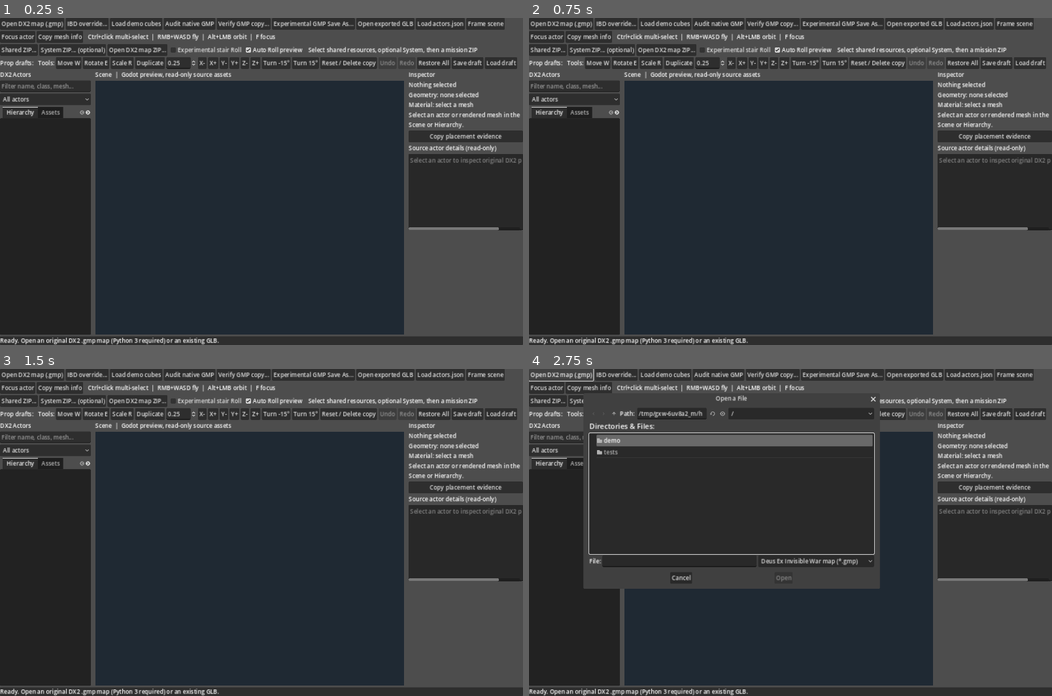
Above: before the commit, frames 1-4 (two rows, left to right).
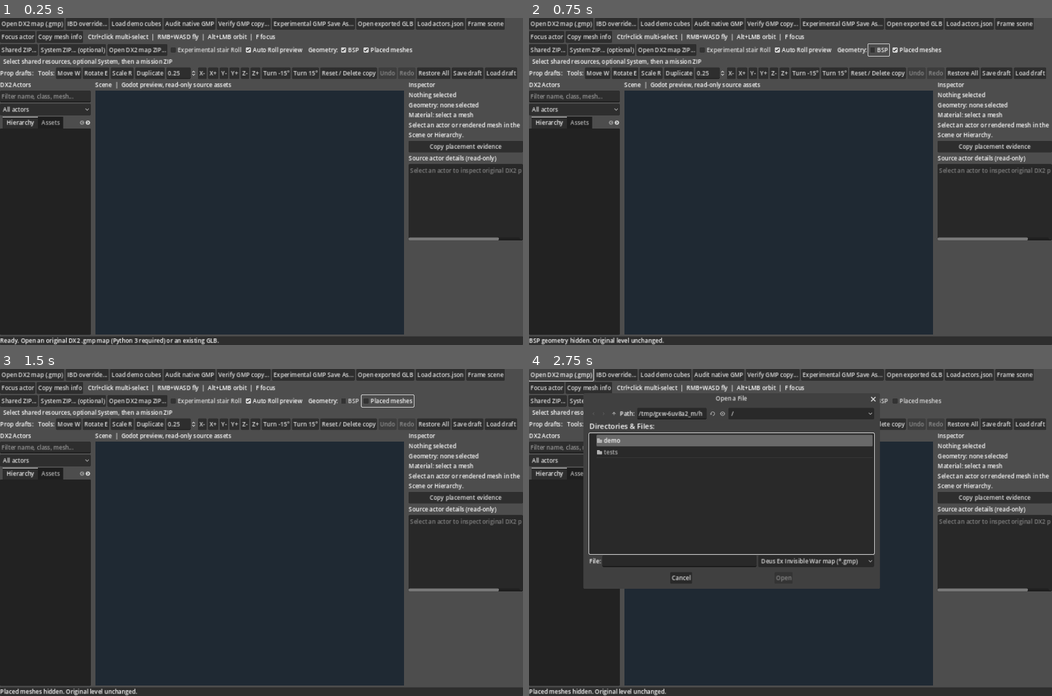
Above: after the commit, the same moments.

Repository: JakX2/Deus-Ex-2-SDK
Game: Godot game, scene res://main.tscn
Same seed, same stepped clock (60 frames per second), same inputs: the game is played once before the commit and once after it.
Inputs (mouse positions are in pixels of both pictures, inside the frame that each line leads up to):
- Up to frame 1 (0.25 s): no input
- Up to frame 2 (0.75 s): click (879, 50) at 0.5 s, where only the run after the commit has a clickable "BSP"
- Up to frame 3 (1.5 s): click (387, 401) at 1.25 s, where only the run after the commit has a clickable "Placed meshes"
- Up to frame 4 (2.75 s): click "Open DX2 map (.gmp)" at 2 s

The runs differ from the first frame. In frame 1, 11% of the frame differs, in the area x 0-100%, y 8-68%; in frame 2, 12%; in frame 3, 12%, in the area x 0-100%, y 7-100%; in frame 4, 6.7%.

Commit message:
Add reversible BSP vs placed-mesh visibility filters to diagnose missing WTO geometry

Diff:
--- a/native_editor/godot_editor/main.gd
+++ b/native_editor/godot_editor/main.gd
@@ -70,6 +70,8 @@
 var chosen_system_path: String = ""
 var preview_club_stairs := false
 var preview_auto_roll := true # GLB visualization hypothesis; never retail GMP
+var preview_show_bsp := true # Display only, does not alter GLB or original game map
+var preview_show_actor_meshes := true # Show/hide independently from BSP geometry
 var last_gmp_path: String = ""
 var prop_edit_step: SpinBox
 var original_mesh_transforms: Dictionary = {}
@@ -251,6 +253,21 @@
     auto_roll_toggle.button_pressed = preview_auto_roll
     auto_roll_toggle.toggled.connect(_set_auto_roll_preview)
     zip_bar.add_child(auto_roll_toggle)
+    var geometry_label := Label.new()
+    geometry_label.text = "  Geometry:"
+    zip_bar.add_child(geometry_label)
+    var show_bsp_toggle := CheckBox.new()
+    show_bsp_toggle.text = "BSP"
+    show_bsp_toggle.button_pressed = preview_show_bsp
+    show_bsp_toggle.tooltip_text = "Show/hide original level BSP render blocks (read-only, no reimport)."
+    show_bsp_toggle.toggled.connect(_set_bsp_preview_visible)
+    zip_bar.add_child(show_bsp_toggle)
+    var show_mesh_toggle := CheckBox.new()
+    show_mesh_toggle.text = "Placed meshes"
+    show_mesh_toggle.button_pressed = preview_show_actor_meshes
+    show_mesh_toggle.tooltip_text = "Show/hide placed static meshes, props and other non-BSP meshes (read-only, no reimport)."
+    show_mesh_toggle.toggled.connect(_set_actor_mesh_preview_visible)
+    zip_bar.add_child(show_mesh_toggle)
     var zip_hint := Label.new()
     zip_hint.text = "  Select shared resources, optional System, then a mission ZIP"
     zip_bar.add_child(zip_hint)
@@ -959,6 +976,7 @@
     scene_root = imported
     world_root.add_child(scene_root)
     _index_meshes(scene_root)
+    _apply_geometry_layer_visibility()
     frame_whole_scene()
     current_folder = path.get_base_dir()
     _load_asset_catalog(current_folder.path_join("assets.json"))
@@ -1052,6 +1070,29 @@
                 meshes_by_actor[actor_name] = mesh_node
     for child in node.get_children():
         _index_meshes(child)
+
+# Layer visibility is only a view filter; original nodes, transforms, GLB
+# geometry and GMP/IBD source are preserved. The triangle picker already
+# excludes is_visible_in_tree() == false instances.
+func _set_bsp_preview_visible(enabled: bool) -> void:
+    preview_show_bsp = enabled
+    _apply_geometry_layer_visibility()
+    status_label.text = "BSP geometry %s. Original level unchanged." % ("shown" if enabled else "hidden")
+
+
+func _set_actor_mesh_preview_visible(enabled: bool) -> void:
+    preview_show_actor_meshes = enabled
+    _apply_geometry_layer_visibility()
+    status_label.text = "Placed meshes %s. Original level unchanged." % ("shown" if enabled else "hidden")
+
+
+func _apply_geometry_layer_visibility() -> void:
+    for instance in all_mesh_instances:
+        if not is_instance_valid(instance):
+            continue
+        var is_bsp: bool = str(instance.name).begins_with("BSP_")
+        instance.visible = preview_show_bsp if is_bsp else preview_show_actor_meshes
+
 
 func _mesh_world_aabb(instance: MeshInstance3D) -> AABB:
     var local := instance.get_aabb()
